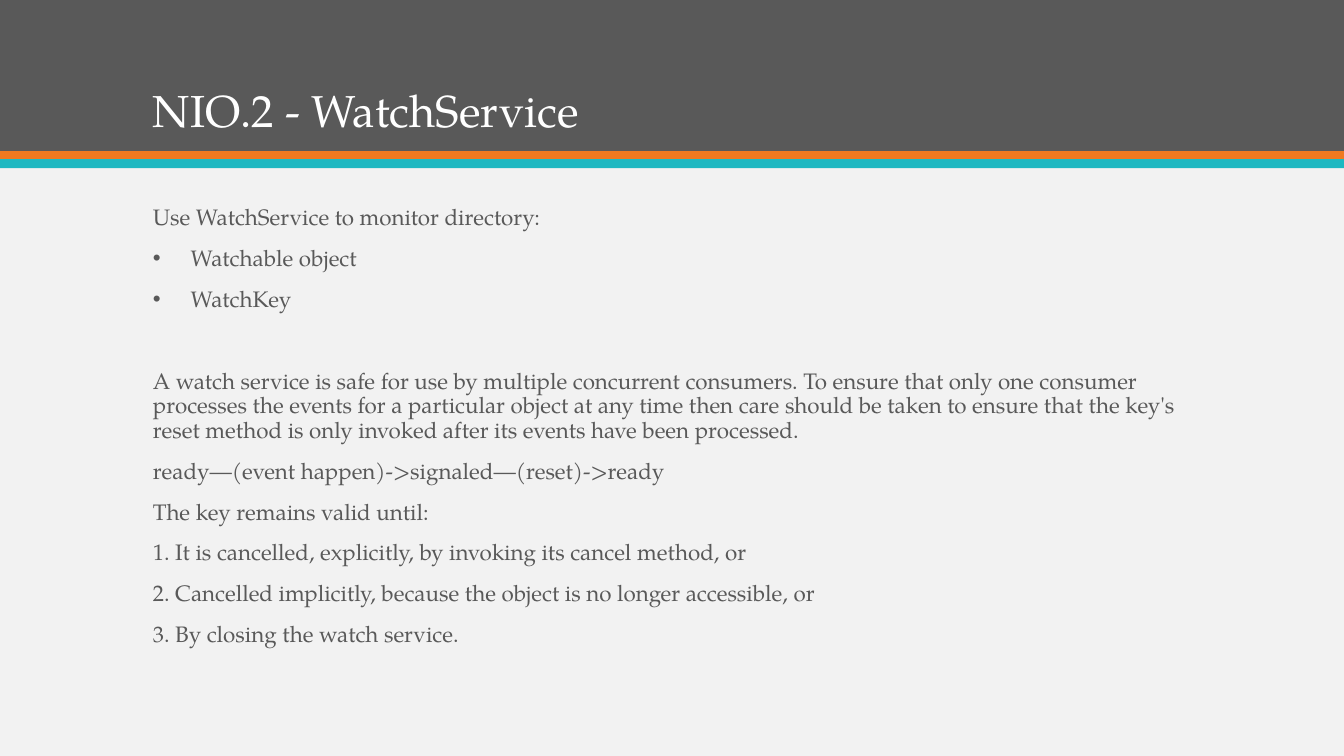
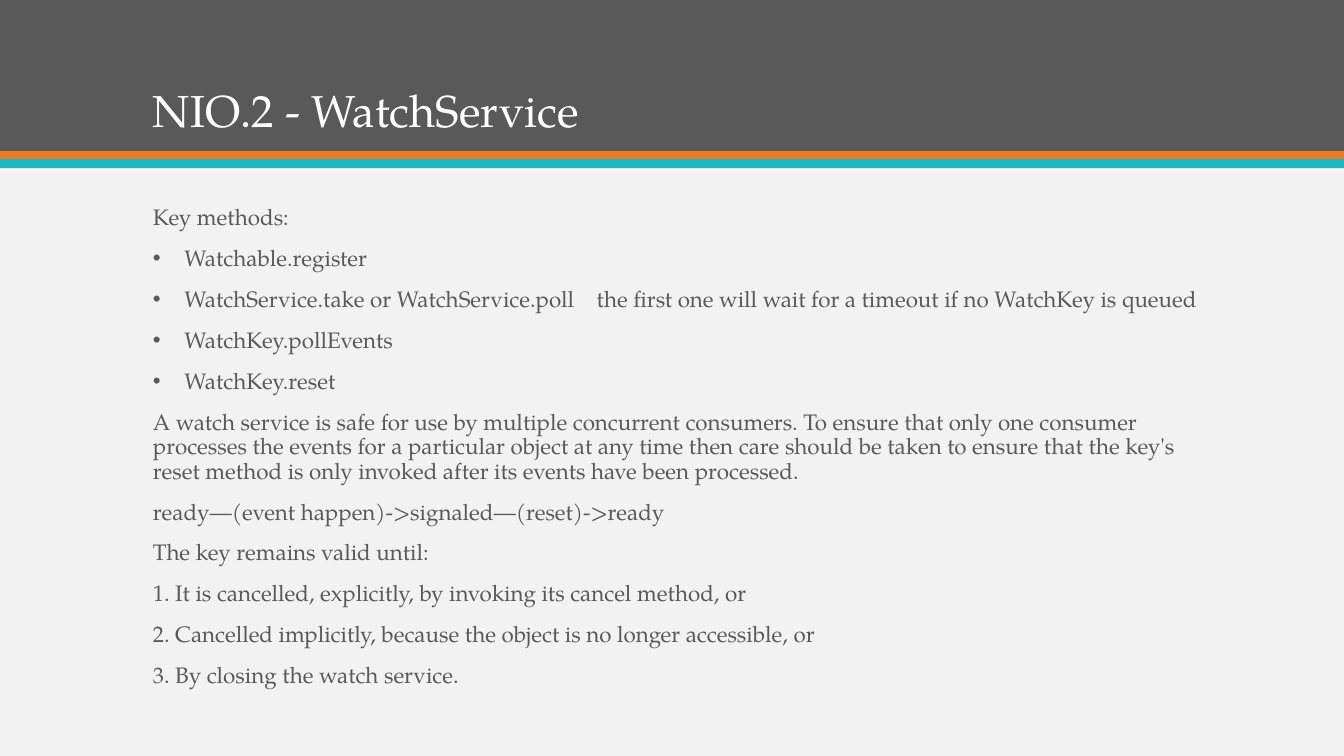
Before and after one commit to KKAries/my-repository, a slide deck: slide 26 of Brief Introduction of Java 7.pptx (slide 28 before the commit). Drawn at 1344x756 pixels with LibreOffice and Linux fonts; fonts in the diff are those of the drawing. Boxes give left, top, right and bottom in pixels: in the first picture for what was removed or moved away, otherwise in the second. Text is boxed around its words. In the diff, an @@ line names an element or a change of style, - is before the commit and + after.

```diff
--- a/Brief Introduction of Java 7.pptx
+++ b/Brief Introduction of Java 7.pptx
@@ text at (153,209,1196,396): text changed @@
-Use WatchService to monitor directory:
-• Watchable object
-• WatchKey
+Key methods:
+• Watchable.register
+• WatchService.take or WatchService.poll the first one will wait for a timeout if no WatchKey is queued
+• WatchKey.pollEvents
+• WatchKey.reset
```
Also in this commit, not shown: 9 other slides changed, 2 slides removed, 2 other files.
